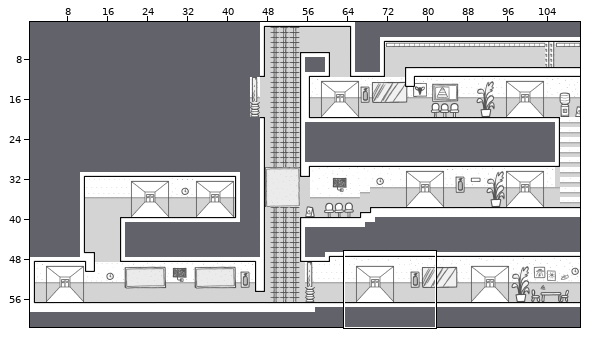
Two states of a Tiled map, assets/map/tiled/level2.tmx. Above: a wide view before the commit, with the close-up outlined.
Close-up. As it was:
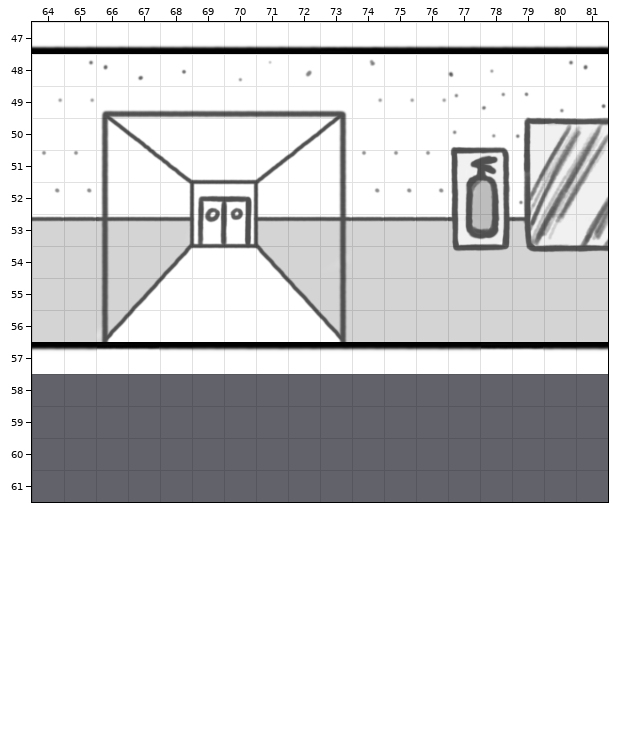
Cells are 32x32 px. Shown: x 64..81, y 47..61. The commit also changed other parts of the map, which this record leaves out.
After the commit:
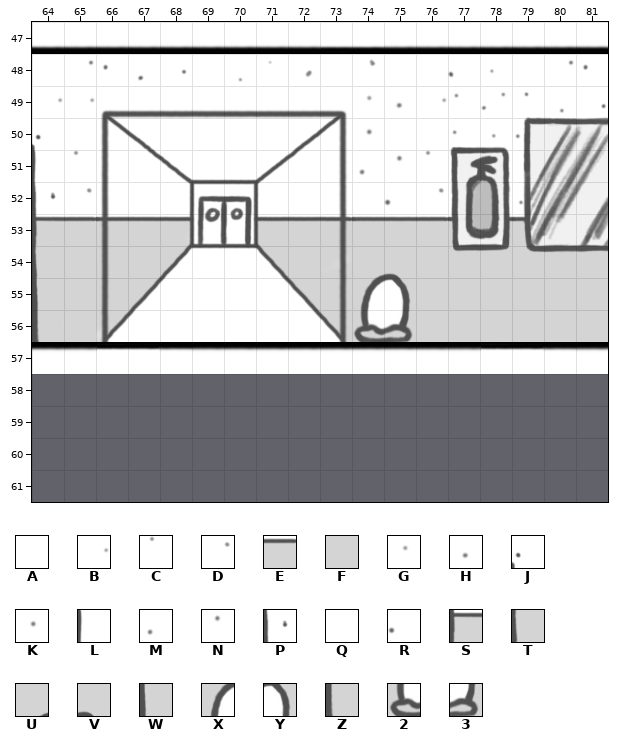
Key: from "MapTileset": A 10, B 73, C 233, D 313, E 393, F 413, G 674, H 675, J 743, K 754, L 823, M 834, N 835, P 903, Q 914, R 915, S 983, T 1063, U 1074, V 1075, W 1143, X 1154, Y 1155, Z 1223, 2 1234, 3 1235.
_ is an empty cell.
Difference:
Layer "zone3/backgroundScenery":
The author changed tile F to tile 2 in row 56 at x 74.
The author changed tile F to tile 3 in row 56 at x 75.
The author changed tile B to tile G in row 49 at x 74.
The author changed tile B to tile H in row 49 at x 75.
The author changed tile A to tile J in row 50 at x 64.
The author changed tile A to tile K in row 50 at x 74.
The author changed tile C to tile L in row 51 at x 64.
The author changed tile C to tile M in row 51 at x 74.
The author changed tile C to tile N in row 51 at x 75.
The author changed tile D to tile P in row 52 at x 64.
The author changed tile D to tile Q in row 52 at x 74.
The author changed tile D to tile R in row 52 at x 75.
The author changed tile E to tile S in row 53 at x 64.
The author changed tile F to tile T in row 54 at x 64.
The author changed tile F to tile U in row 54 at x 74.
The author changed tile F to tile V in row 54 at x 75.
The author changed tile F to tile W in row 55 at x 64.
The author changed tile F to tile X in row 55 at x 74.
The author changed tile F to tile Y in row 55 at x 75.
The author changed tile F to tile Z in row 56 at x 64.
Pixel boxes of the changes (left, top, right, bottom) in both close-ups:
changed: (359, 95, 415, 206)
changed: (32, 134, 64, 342)
changed: (353, 273, 413, 342)
